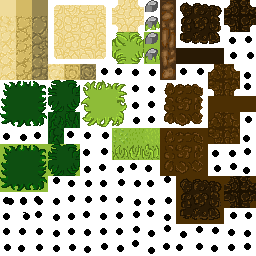
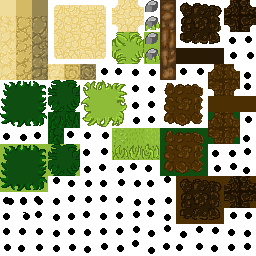
The second 256 x 256 image is a revision of the first. Changes to its layers:
painted on "Layer 0" over <box>160,112,240,176</box>
